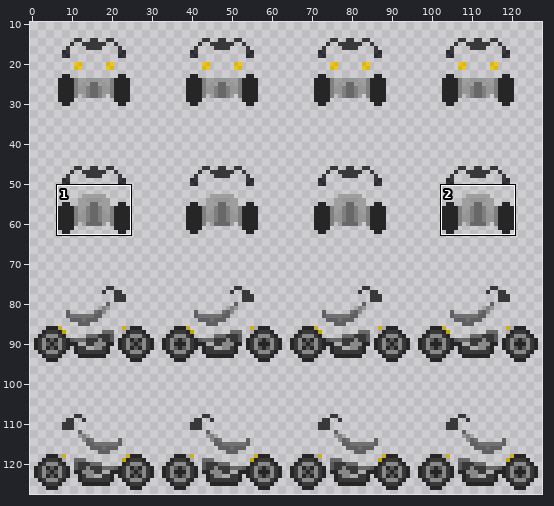
Two states of a sprite sheet, Resources/Textures/_NF/Objects/Vehicles/atv.rsi/engine.png. Above, an overview of the earlier version with the close-up marked.
Close-up. Earlier state:
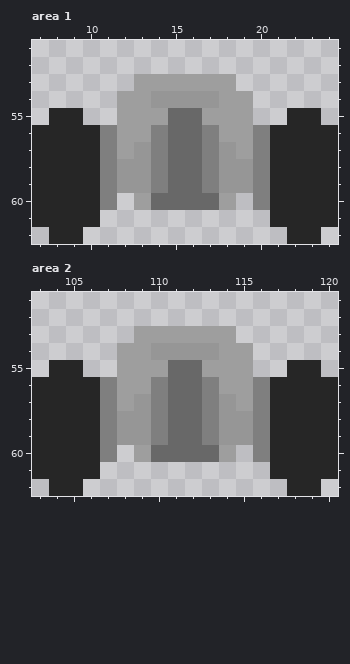
The file is 128x128 pixels. Colours within 5 levels of each other are drawn and written as one. Shown: area 1: x 7..24, y 51..62; area 2: x 103..120, y 51..62. The wide view leaves out empty margins. The commit also changed other parts of the picture, which this record leaves out.
Now the later version:
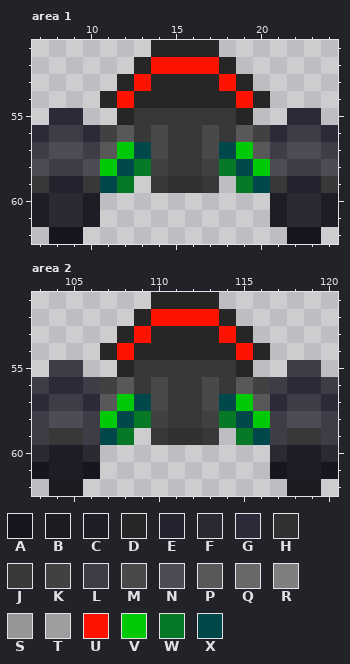
Palette (. is transparent): A #16161e  B #1c1c20  C #1d1d26  D #262626  E #23232f  F #2b2931  G #2a2a38  H #313131  J #383838  K #414141  L #3f3c47  M #494949  N #4c4c56  P #585858  Q #686868  R #7f7f7f  S #969696  T #9e9e9e  U #fc1400  V #00c908  W #067826  X #004849
The edit:
Changed rows in their new state; - is an unchanged pixel.
Area 1:
first column x 7:
51 -------DDDD-------
52 ------DUUUUD------
53 -----DUDDDDUD-----
54 ----DUDDDDDDUD----
55 -GG--DJJJJJJD--GG-
56 GLLGKPJMJJMJPKGLLG
57 LNNLPVXMJJMXVPLNNL
58 NLLNVXWKJJKWXVNLLN
59 JEEJXW.JHHJ.WXJEEJ
60 CFFC.-......-.CFFC
61 CFFC----------CFFC
62 -AA------------AA-
Area 2:
first column x 103:
51 -------DDDD-------
52 ------DUUUUD------
53 -----DUDDDDUD-----
54 ----DUDDDDDDUD----
55 -LL--DJJJJJJD--LL-
56 LGGLKPJMJJMJPKLGGL
57 GLLGPVXMJJMXVPGLLG
58 LNNLVXWKJJKWXVLNNL
59 LJJLXW.JHHJ.WXLJJL
60 FCCF.-......-.FCCF
61 ACCA----------ACCA
62 -BB------------BB-
Where, in picture pixels (left, top, right, bottom), the same in both close-ups:
changed: (32, 40, 338, 244)
changed: (32, 292, 338, 496)
